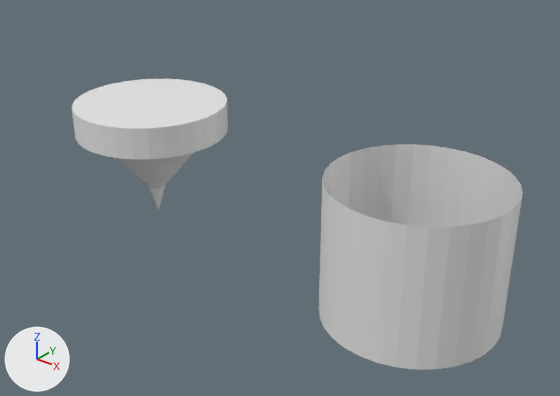
Two versions of the Blender file Blender/player.blend, one commit apart.
Rendered twice from a 50 mm camera at (3.69, -3.26, 2.45) aimed at (0.68, 0.5, 0.11). Every picture has the same lights, and +X, +Y and +Z are marked at lower left.

Objects in the first picture: 'player', 'player_coll'.
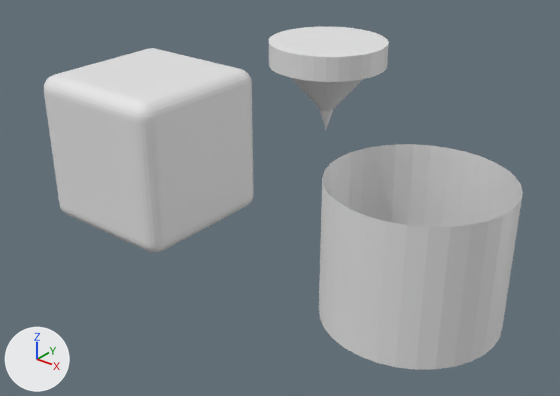
Changed parts and their boxes [x1, y1, x2, y2] in the pictures (560 x 396 px):
'player', reshaped, modifiers changed (34% wider, 56% taller): before [72, 79, 228, 210]; after [44, 48, 254, 253]
'player_old', added: after [269, 27, 389, 130]

The change, as a list of edits to the scene's bpy script:
```text
Add me_cube:
    me_cube.from_pydata(...)  # a box spanning x -0.5..0.5, y -0.5..0.5, z 0.0..1.0
Change ob_player:
    ob_player: bpy.data.objects.new('player', me_cylinder) -> bpy.data.objects.new('player', me_cube)
    add _m = ob_player.modifiers.new('Bevel', 'BEVEL')
    add _m.segments = 6
    add _m.limit_method = 'NONE'
Add ob_player_old:
    ob_player_old = bpy.data.objects.new('player_old', me_cylinder)
    ob_player_old.location = (0.0, 2.0, 0.0)
```
